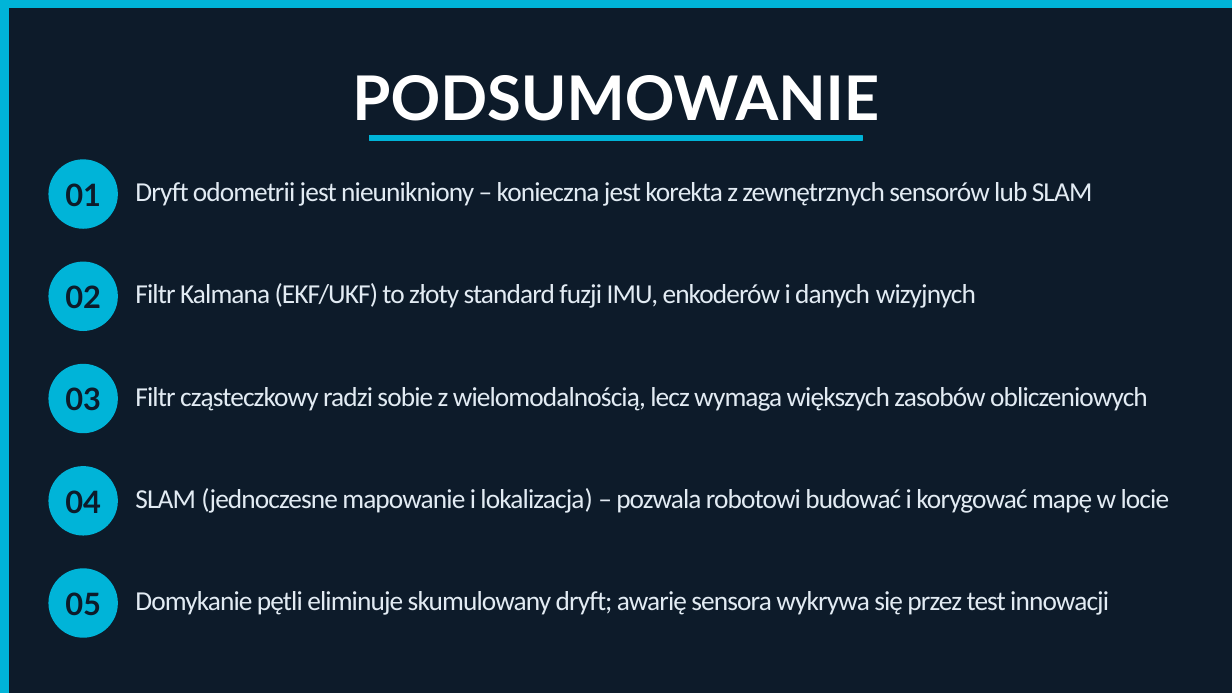
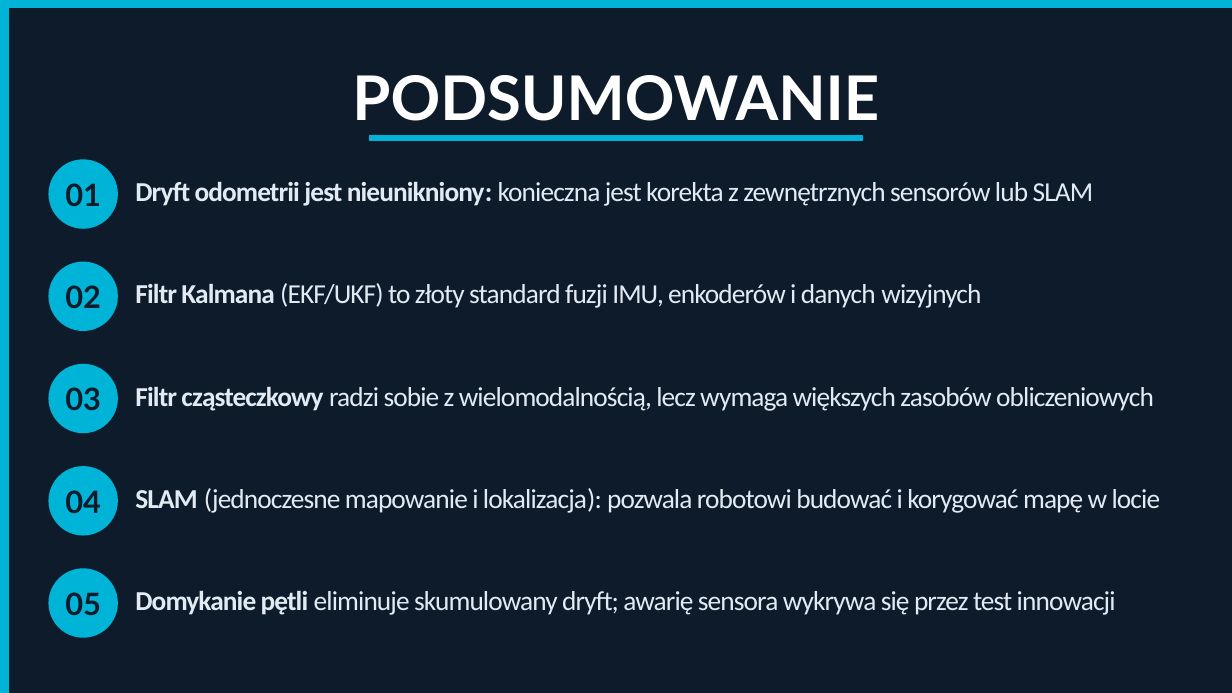
Before and after one commit to MatPomGit/MobileHub, a slide deck: slide 31 of zajecia/robo/robo_w2.pptx. Drawn at 1232x693 pixels with LibreOffice and Linux fonts; fonts in the diff are those of the drawing. Boxes give left, top, right and bottom in pixels: in the first picture for what was removed or moved away, otherwise in the second. Text is boxed around its words. In the diff, an @@ line names an element or a change of style, - is before the commit and + after.

```diff
--- a/zajecia/robo/robo_w2.pptx
+++ b/zajecia/robo/robo_w2.pptx
@@ text at (x1=135, y1=182, x2=1094, y2=206): text changed @@
-Dryft odometrii jest nieunikniony – konieczna jest korekta z zewnętrznych sensorów lub SLAM
+Dryft odometrii jest nieunikniony: konieczna jest korekta z zewnętrznych sensorów lub SLAM
@@ text "Filtr Kalmana (EKF/UKF) to złoty ..." at (x1=135, y1=283, x2=981, y2=308): bold on in "Filtr Kalmana" @@
@@ text "Filtr cząsteczkowy radzi sobie z ..." at (x1=135, y1=387, x2=1154, y2=411): bold on in "Filtr cząsteczkowy" @@
@@ text at (x1=135, y1=488, x2=1161, y2=513): text changed @@
-SLAM (jednoczesne mapowanie i lokalizacja) – pozwala robotowi budować i korygować mapę w locie
+SLAM (jednoczesne mapowanie i lokalizacja): pozwala robotowi budować i korygować mapę w locie
@@ text "Domykanie pętli eliminuje skumulowany dryft; ..." at (x1=135, y1=591, x2=1116, y2=615): bold on in "Domykanie pętli" @@
```
Also in this commit, not shown: 6 other slides changed, 9 other files.
